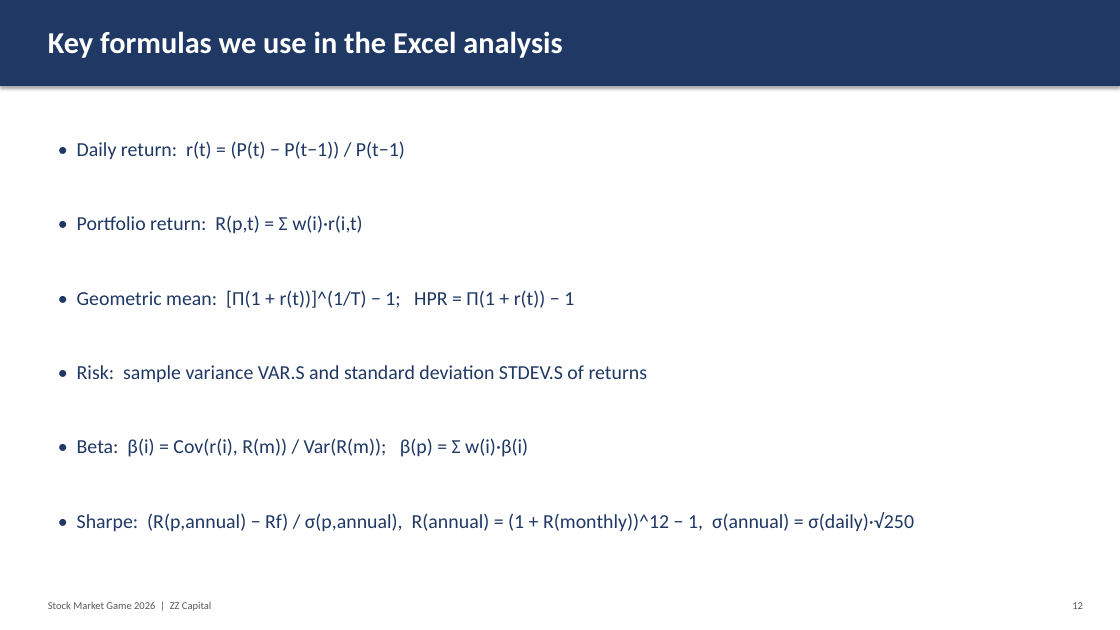
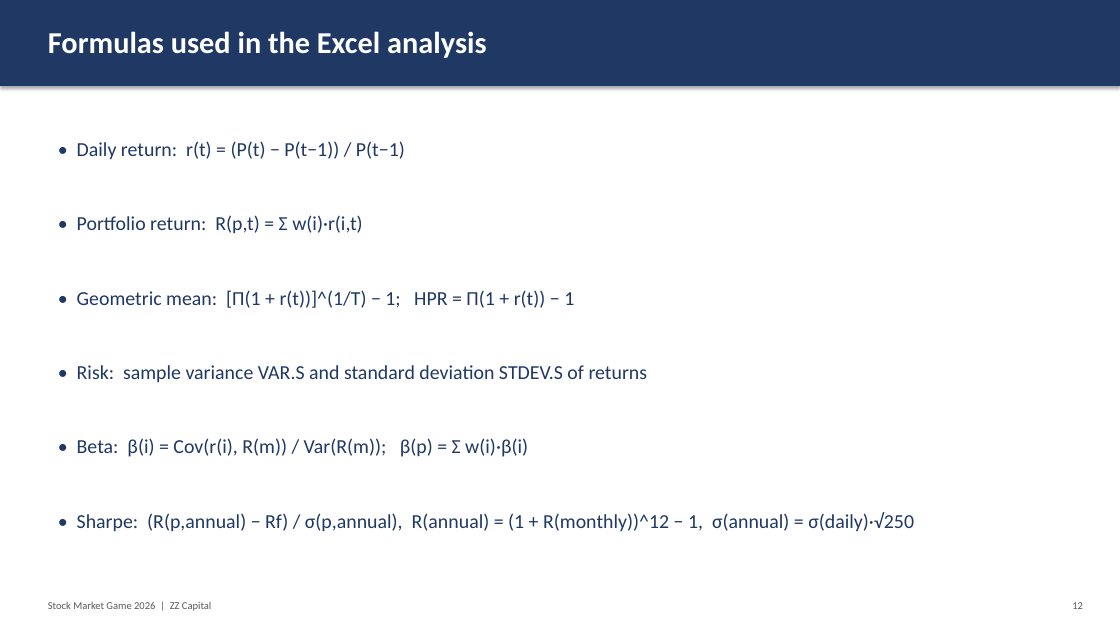
Before and after one commit to cristianozonta220405-afk/Uni, a slide deck: slide 12 of SMG/out/presentazione_strategia.pptx. Drawn at 1120x630 pixels with LibreOffice and Linux fonts; fonts in the diff are those of the drawing. Boxes give left, top, right and bottom in pixels: in the first picture for what was removed or moved away, otherwise in the second. Text is boxed around its words. In the diff, an @@ line names an element or a change of style, - is before the commit and + after.

```diff
--- a/SMG/out/presentazione_strategia.pptx
+++ b/SMG/out/presentazione_strategia.pptx
@@ text at (48, 31, 486, 58): text changed @@
-Key formulas we use in the Excel analysis
+Formulas used in the Excel analysis
```
Also in this commit, not shown: 11 other slides changed, 1 other file.
